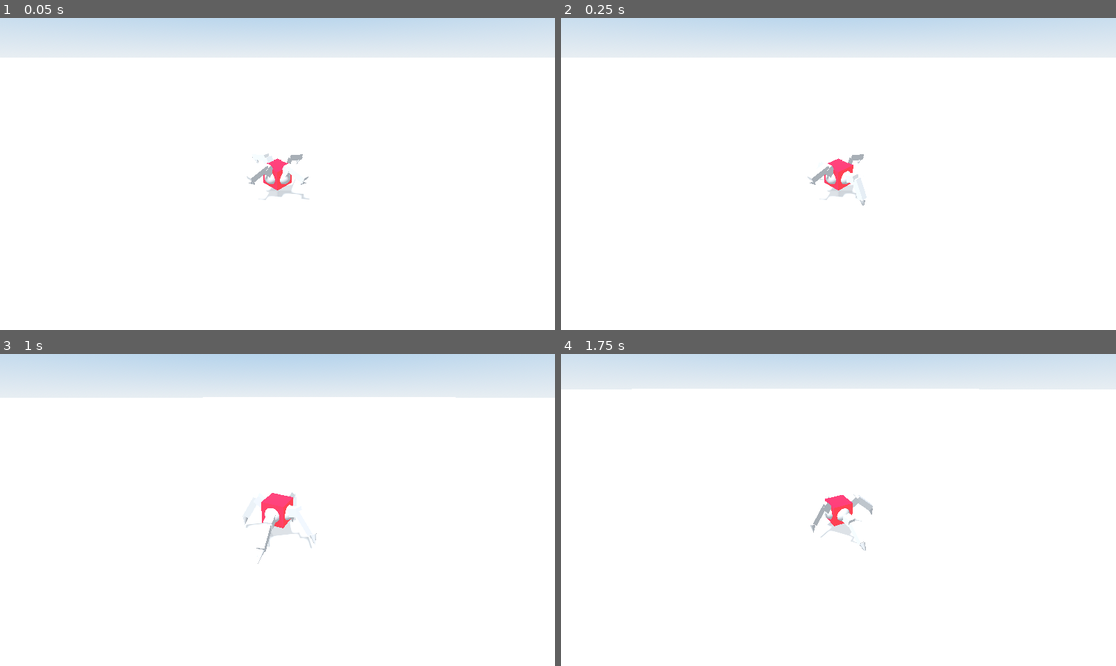
Above: before the commit, frames 1-4 (two rows, left to right).
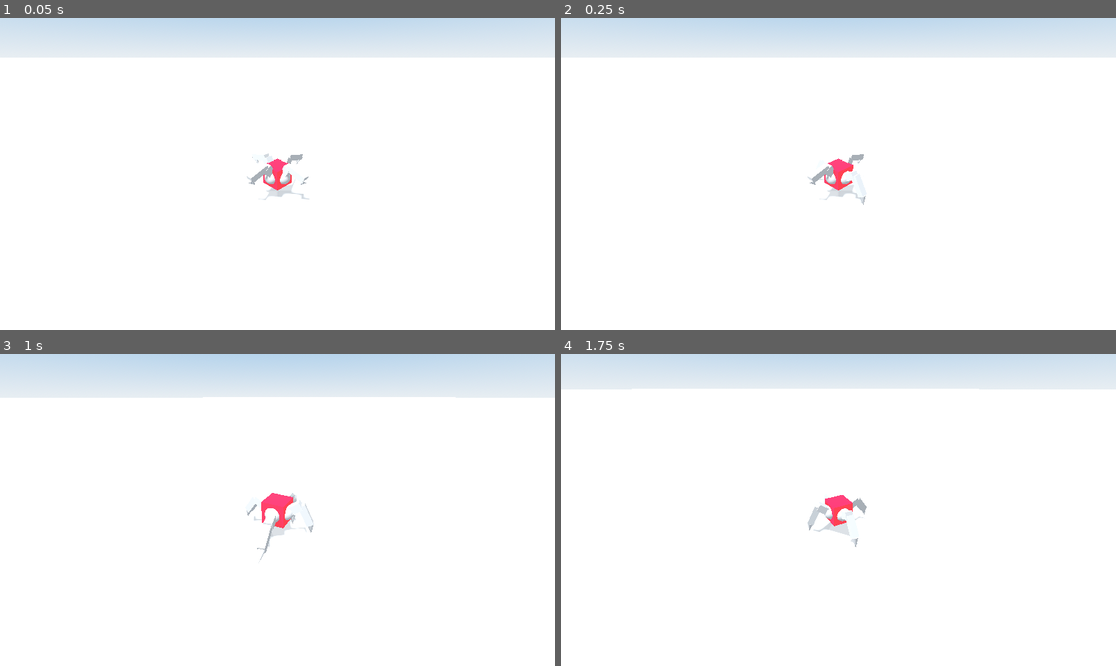
Above: after the commit, the same moments.

Repository: nickyvanurk/game-prototypes
Game: Godot game, scene res://main.tscn
Two runs of this game, one before a commit and one after it. Both use one fixed random seed, a clock stepped at 60 frames per second and the inputs below.
Inputs (mouse positions are in pixels of both pictures, inside the frame that each line leads up to):
- Up to frame 1 (0.05 s): no input
- Up to frame 2 (0.25 s): no input
- Up to frame 3 (1 s): move the mouse to (305, 510) at 0.52 s; hold W (move_forward) from 0.53 s (still down); hold Mouse wheel down (zoom_in) from 0.53 s (still down)
- Up to frame 4 (1.75 s): keep holding W (move_forward); move the mouse to (810, 510) at 1.27 s; release Mouse wheel down (zoom_in) at 1.28 s; tap Mouse wheel up (zoom_out) at 1.35 s

Frame 1 is identical in both runs. In frame 2, less than 0.1% of the frame differs, in the area x 46-56%, y 48-61%; in frame 3, 0.2%; in frame 4, 0.4%, in the area x 44-57%, y 44-64%.

Commit message:
Reduce leg dragging with high speed movement

Diff:
--- a/procedural-animation/player/leg/leg.gd
+++ b/procedural-animation/player/leg/leg.gd
@@ -11,7 +11,6 @@
 
 @export var step_distance = 0.1
 @export var step_duration = 0.2
-@export var step_overshoot_fraction = 1.25
 
 var is_moving = false
 var time = 0.0
@@ -22,7 +21,7 @@
 func _process(delta):
 	_solve()
 
-func step(direction, speed_frac, delta):
+func step(direction, delta):
 	if !home_ray.is_colliding():
 		return
 
@@ -32,21 +31,16 @@
 		if !is_moving:
 			is_moving = true
 
-			# TODO: Rework later. Find good solution to match movement to speed
-			step_distance = speed_frac / 6
-
-			start_point = target.global_position
-			var overshoot_distance = step_distance * step_overshoot_fraction
-			var overshoot_vector = direction * overshoot_distance
-			var overshoot_ray_position = home_position + overshoot_vector
-			overshoot_ray_position.y = overshoot_ray.global_position.y
-			overshoot_ray.global_position = overshoot_ray_position
-			end_point = overshoot_ray.get_collision_point()
-			center_point = (start_point + end_point) / 2
-			center_point += home_ray.get_collision_normal() * start_point.distance_to(end_point) / 2.0
-
 	if is_moving:
 		time += delta
+
+		start_point = target.global_position
+		var overshoot_ray_position = home_position + direction * step_distance
+		overshoot_ray_position.y = overshoot_ray.global_position.y
+		overshoot_ray.global_position = overshoot_ray_position
+		end_point = overshoot_ray.get_collision_point()
+		center_point = (start_point + end_point) / 2
+		center_point += home_ray.get_collision_normal() * start_point.distance_to(end_point) / 2.0
 
 		var normalized_time = time / step_duration
 		# Quadratic bezier curve
--- a/procedural-animation/player/player.gd
+++ b/procedural-animation/player/player.gd
@@ -2,7 +2,6 @@
 
 @export var speed = 0.6
 @export var acceleration = 9
-@export var jump_impulse = 6.2
 
 @onready var gravity = ProjectSettings.get("physics/3d/default_gravity")
 @onready var terminal_velocity = ProjectSettings.get("physics/3d/terminal_velocity")
@@ -27,10 +26,9 @@
 #		global_transform.basis = Basis(q_from.slerp(q_to, 5 * delta))
 
 	var dir = velocity.normalized()
-	var speed_frac = velocity.length() / speed
 	if !legs[0].is_moving && !legs[2].is_moving:
-		legs[1].step(dir, speed_frac, delta)
-		legs[3].step(dir, speed_frac, delta)
+		legs[1].step(dir, delta)
+		legs[3].step(dir, delta)
 	if !legs[1].is_moving && !legs[3].is_moving:
-		legs[0].step(dir, speed_frac, delta)
-		legs[2].step(dir, speed_frac, delta)
+		legs[0].step(dir, delta)
+		legs[2].step(dir, delta)
